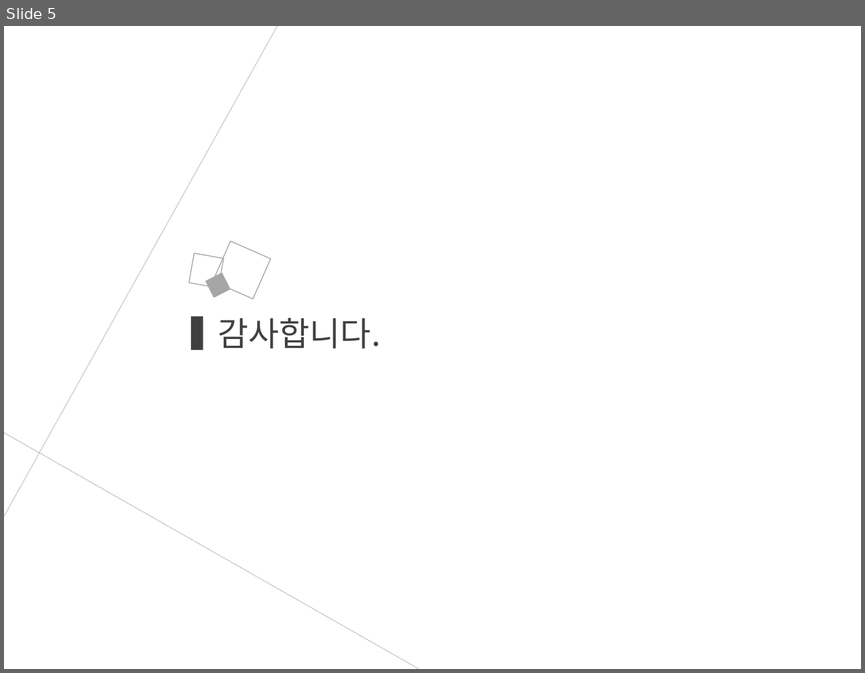
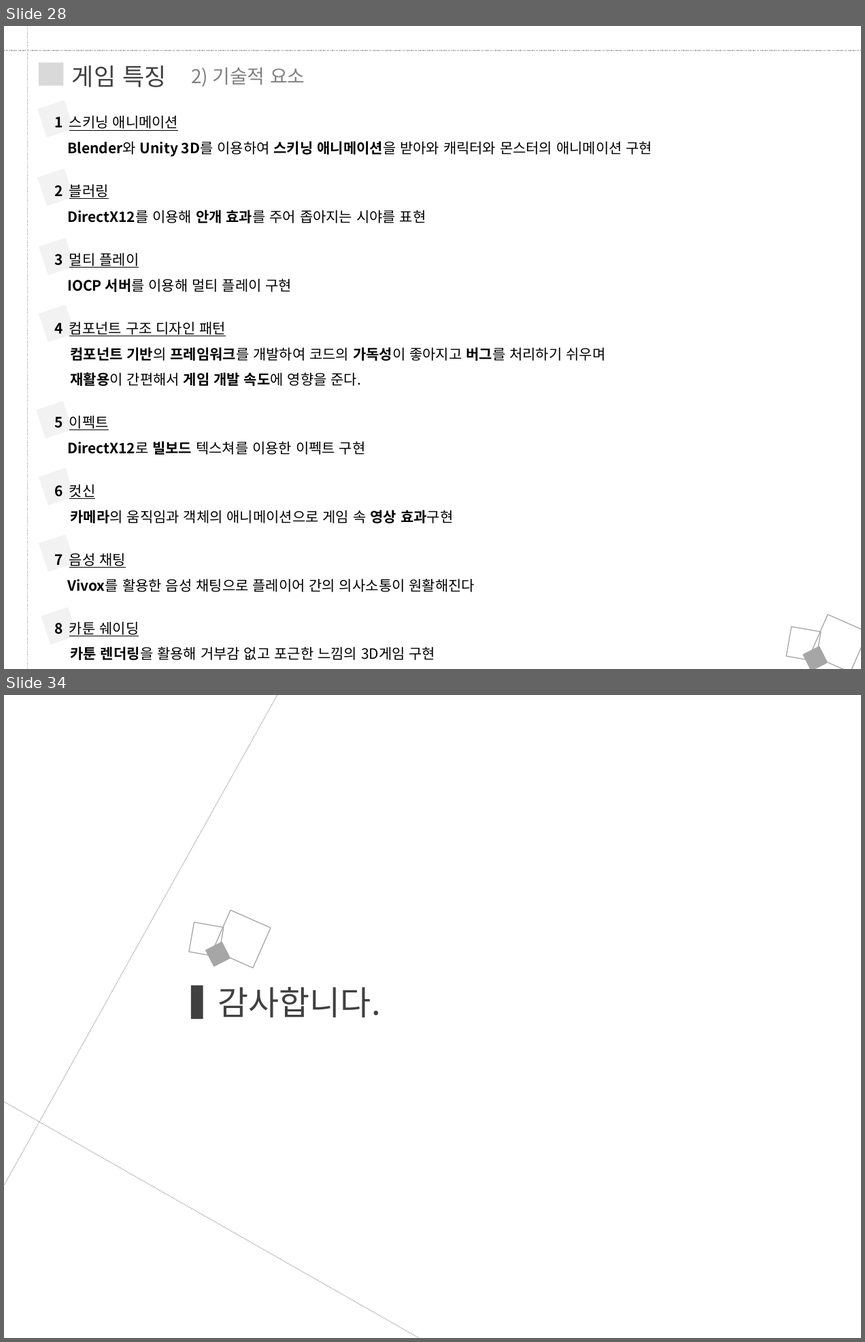
Before and after one commit to JungRobbi/ZolZak, a slide deck: Document/ppt.pptx. Shown one above the other, each under a label of ours: slide 5 before the commit, slides 28 and 34 after it; the slides between them are not shown. The pictures are 865x673 and 865x1342 pixels, drawn with LibreOffice and Linux fonts; fonts in the diff are those of the drawing. Boxes give left, top, right and bottom in pixels: in the first picture for what was removed or moved away, otherwise in the second. Text is boxed around its words. In the diff, an @@ line names an element or a change of style, - is before the commit and + after.

```diff
--- a/Document/ppt.pptx
+++ b/Document/ppt.pptx
@@ slide 28 added at [4,26,861,669], background #FFFFFF @@
@@ line added from (28, 26) to (28, 669), #A6A6A6 0.75 pt dashed @@
@@ line added from (4, 51) to (861, 51), #A6A6A6 0.75 pt dashed @@
@@ rectangle added at [39,63,64,86], fill #D9D9D9 @@
@@ text added at [72,65,167,87], 20 pt, text #404040 @@
+게임 특징
@@ text added at [191,67,305,87], 16 pt, text #808080 @@
+2) 기술적 요소
@@ rectangle added at [38,100,74,138], fill #F2F2F2 @@
@@ text added at [54,115,652,660], 12 pt, text #000000 @@
+1 스키닝 애니메이션
+Blender와 Unity 3D를 이용하여 스키닝 애니메이션을 받아와 캐릭터와 몬스터의 애니메이션 구현
+2 블러링
+DirectX12를 이용해 안개 효과를 주어 좁아지는 시야를 표현
+3 멀티 플레이
+IOCP 서버를 이용해 멀티 플레이 구현
+4 컴포넌트 구조 디자인 패턴
+컴포넌트 기반의 프레임워크를 개발하여 코드의 가독성이 좋아지고 버그를 처리하기 쉬우며
+재활용이 간편해서 게임 개발 속도에 영향을 준다.
+5 이펙트
+DirectX12로 빌보드 텍스쳐를 이용한 이펙트 구현
+6 컷신
+카메라의 움직임과 객체의 애니메이션으로 게임 속 영상 효과구현
+7 음성 채팅
+Vivox를 활용한 음성 채팅으로 플레이어 간의 의사소통이 원활해진다
+8 카툰 쉐이딩
+카툰 렌더링을 활용해 거부감 없고 포근한 느낌의 3D게임 구현
@@ rectangle added at [38,168,74,206], fill #F2F2F2 @@
@@ rectangle added at [39,237,75,275], fill #F2F2F2 @@
@@ rectangle added at [39,304,75,342], fill #F2F2F2 @@
@@ rectangle added at [36,401,72,438], fill #F2F2F2 @@
@@ rectangle added at [39,468,75,505], fill #F2F2F2 @@
@@ rectangle added at [39,534,75,571], fill #F2F2F2 @@
@@ rectangle added at [41,607,77,644], fill #F2F2F2 @@
@@ rectangle added at [810,614,861,669], outline #A6A6A6 0.75 pt @@
@@ rectangle added at [787,626,821,660], outline #A6A6A6 0.75 pt @@
@@ rectangle added at [803,645,827,669], fill #A6A6A6, outline #A6A6A6 0.75 pt @@
@@ what was slide 5 is now slide 34 @@
```
Also in this commit, not shown: 3 slides changed, 29 other slides added, 1 slide removed, 1 other file.
